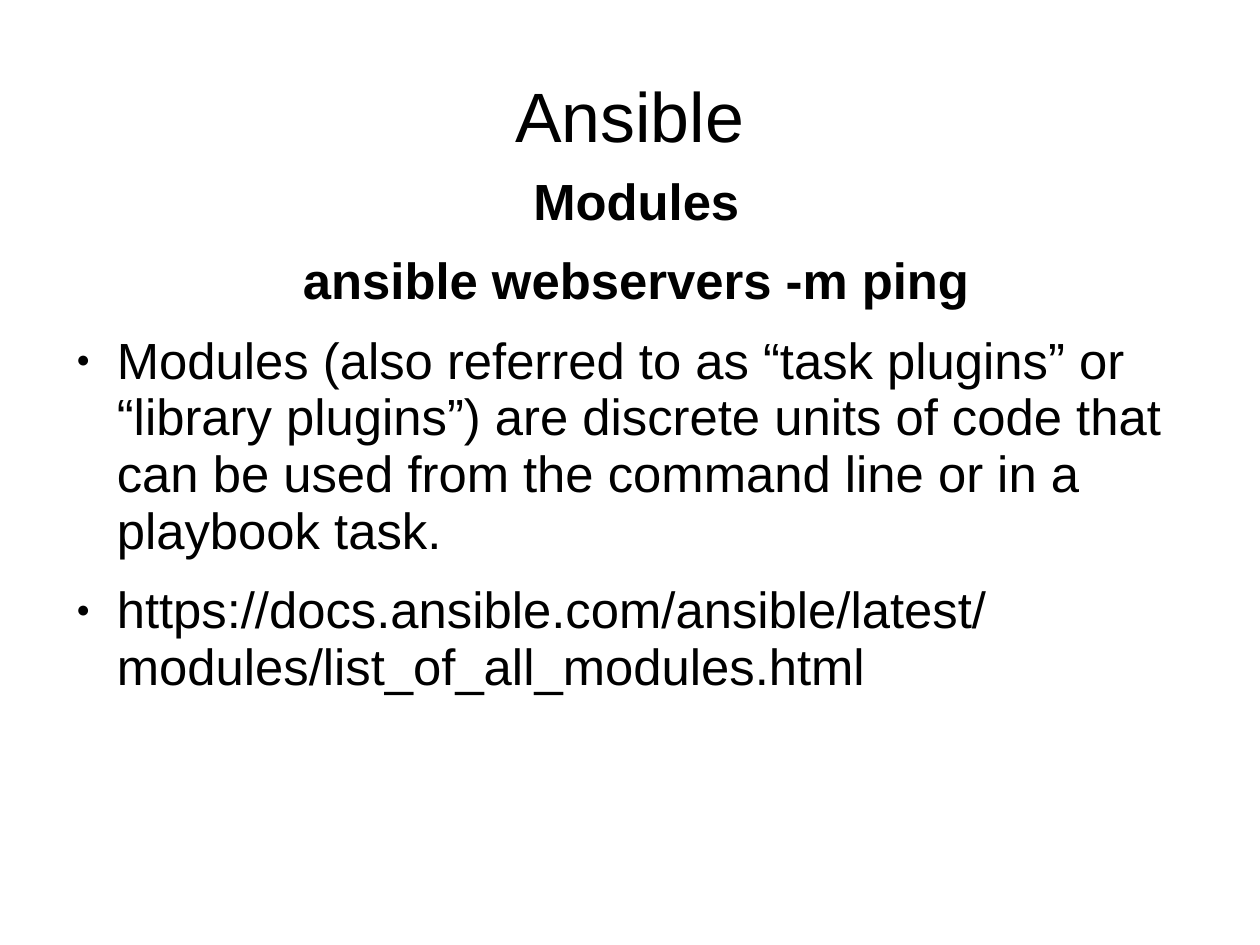
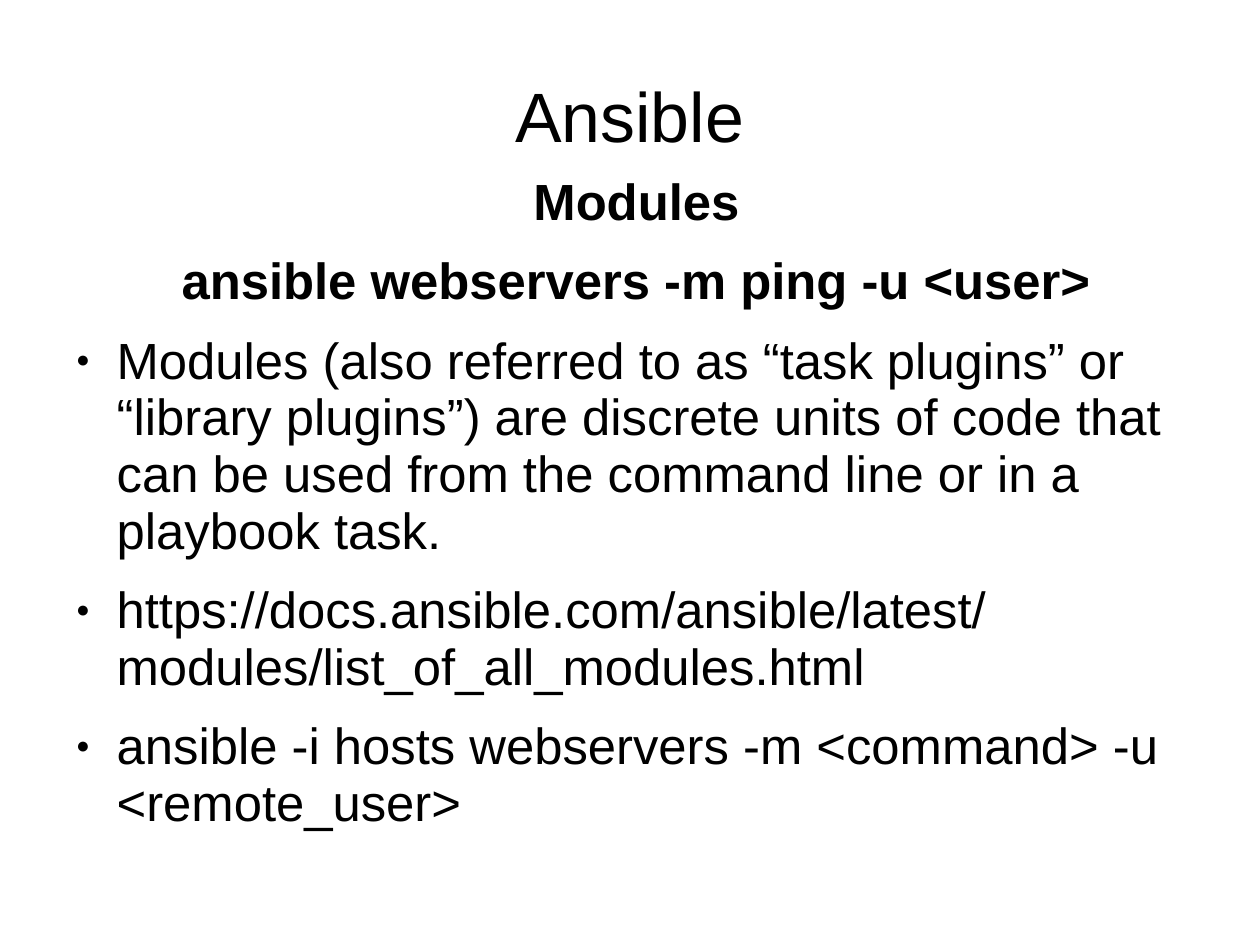
Before and after one commit to shivaraj-arch/devops, a slide deck: slide 6 of ansible.ppt. Drawn at 1260x945 pixels with LibreOffice and Linux fonts; fonts in the diff are those of the drawing. Boxes give left, top, right and bottom in pixels: in the first picture for what was removed or moved away, otherwise in the second. Text is boxed around its words. In the diff, an @@ line names an element or a change of style, - is before the commit and + after.

```diff
--- a/ansible.ppt
+++ b/ansible.ppt
@@ text at <box>182,262,1091,310</box>: text changed @@
-ansible webservers -m ping
+ansible webservers -m ping -u <user>
@@ text at <box>117,727,1158,831</box>: paragraph added @@
+● ansible -i hosts webservers -m <command> -u <remote_user>
```
Also in this commit, not shown: 7 other slides changed.
